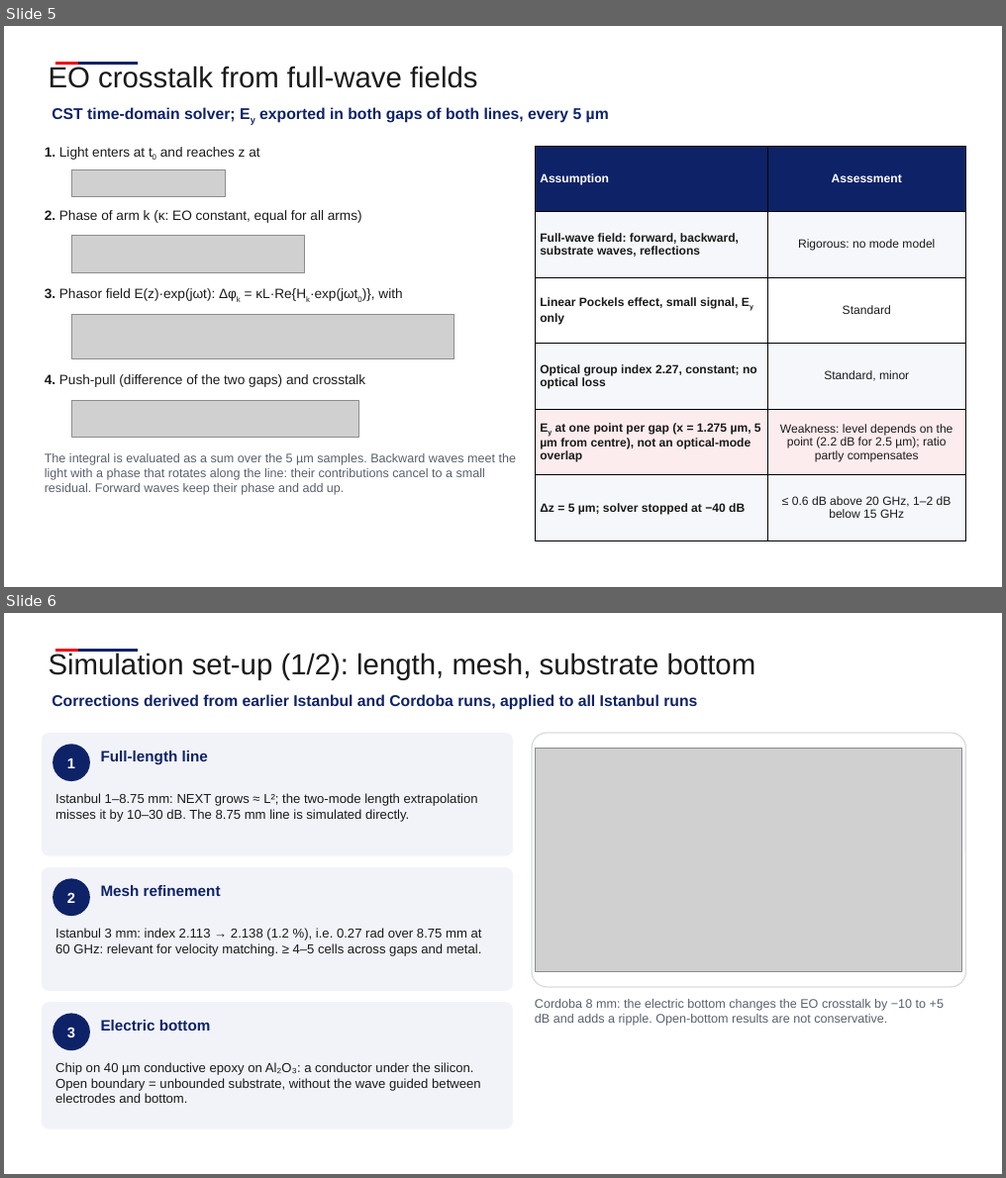
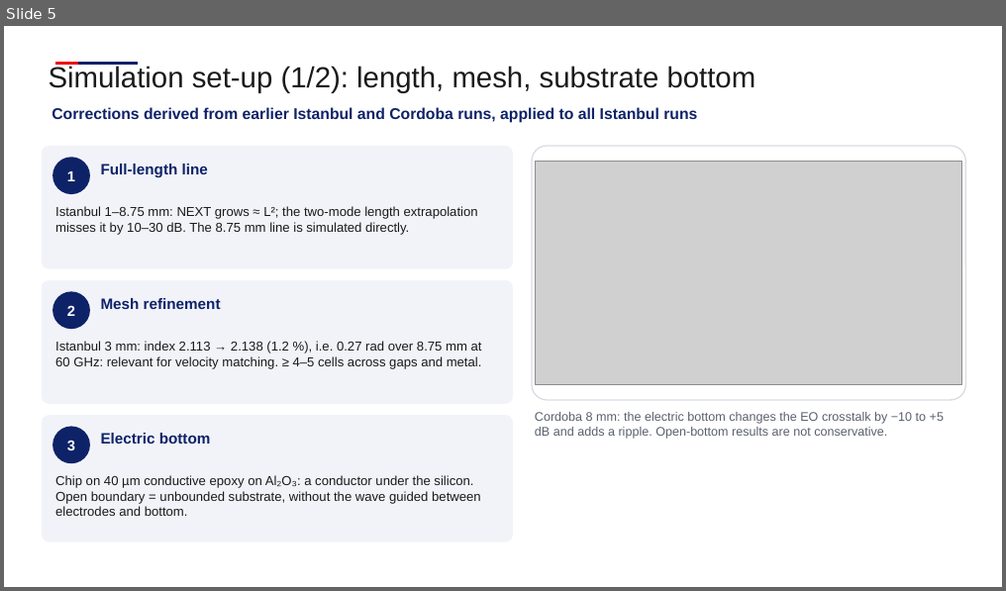
Before and after one commit to andreimuresian/claude, a slide deck: docs/cst/xtalk/Istanbul_EO_crosstalk.pptx. Shown one above the other, each under a label of ours: slides 5 and 6 before the commit, slide 5 after it. The pictures are 1006x1178 and 1006x591 pixels, drawn with LibreOffice and Linux fonts; fonts in the diff are those of the drawing; grey boxes stand for pictures; background and template pictures are left out. Boxes give left, top, right and bottom in pixels: in the first picture for what was removed or moved away, otherwise in the second. Text is boxed around its words. In the diff, an @@ line names an element or a change of style, - is before the commit and + after.

```diff
--- a/docs/cst/xtalk/Istanbul_EO_crosstalk.pptx
+++ b/docs/cst/xtalk/Istanbul_EO_crosstalk.pptx
@@ slide 5 removed at [4, 26, 1002, 587], background #FFFFFF; not listed: 2 template elements that a slide beside it also shows @@
@@ text removed at [49, 66, 478, 88] @@
-EO crosstalk from full-wave fields
@@ text removed at [52, 107, 609, 123] @@
-CST time-domain solver; Ey exported in both gaps of both lines, every 5 µm
@@ text removed at [45, 147, 259, 160] @@
-1. Light enters at t0 and reaches z at
@@ picture removed at [71, 170, 226, 196] @@
@@ table removed at [536, 146, 966, 541], 6 rows, 2 columns @@
-Assumption | Assessment
-Full-wave field: forward, backward, substrate waves, reflections | Rigorous: no mode model
-Linear Pockels effect, small signal, Ey only | Standard
-Optical group index 2.27, constant; no optical loss | Standard, minor
-Ey at one point per gap (x = 1.275 µm, 5 µm from centre), not an optical-mode overlap | Weakness: level depends on the point (2.2 dB for 2.5 µm); ratio partly compensates
-Δz = 5 µm; solver stopped at −40 dB | ≤ 0.6 dB above 20 GHz, 1–2 dB below 15 GHz
@@ text removed at [45, 210, 362, 223] @@
-2. Phase of arm k (κ: EO constant, equal for all arms)
@@ picture removed at [71, 236, 304, 274] @@
@@ text removed at [45, 288, 402, 301] @@
-3. Phasor field E(z)·exp(jωt): Δφk = κL·Re{Hk·exp(jωt0)}, with
@@ picture removed at [71, 314, 454, 360] @@
@@ text removed at [45, 374, 366, 387] @@
-4. Push-pull (difference of the two gaps) and crosstalk
@@ picture removed at [71, 400, 358, 438] @@
@@ text removed at [45, 454, 516, 495] @@
-The integral is evaluated as a sum over the 5 µm samples. Backward waves meet the light with a phase that rotates along the line: their contributions cancel to a small residual. Forward waves keep their phase and add up.
@@ what was slide 6 is now slide 5 @@
```
Also in this commit, not shown: 5 slides changed, 4 slides added, 4 other slides removed, 1 other file.
